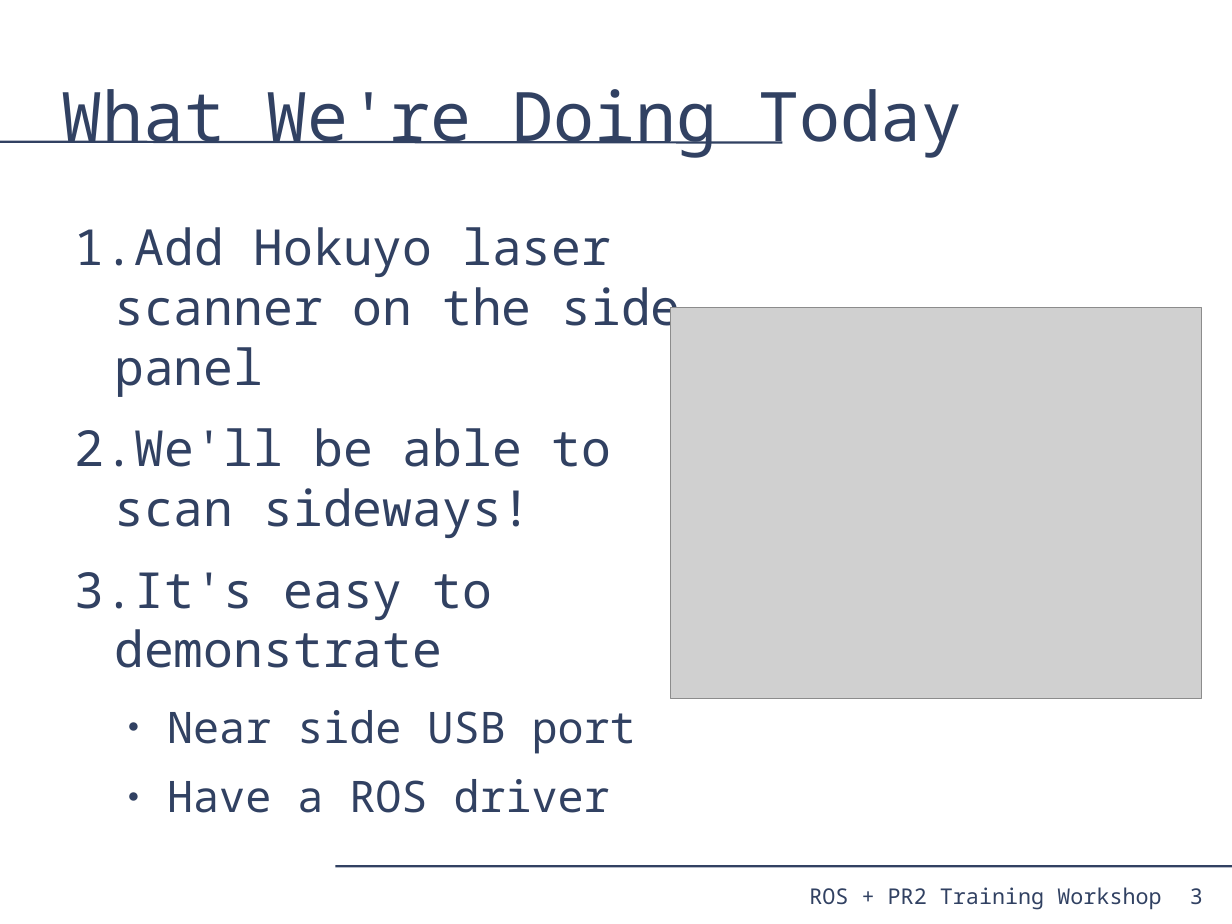
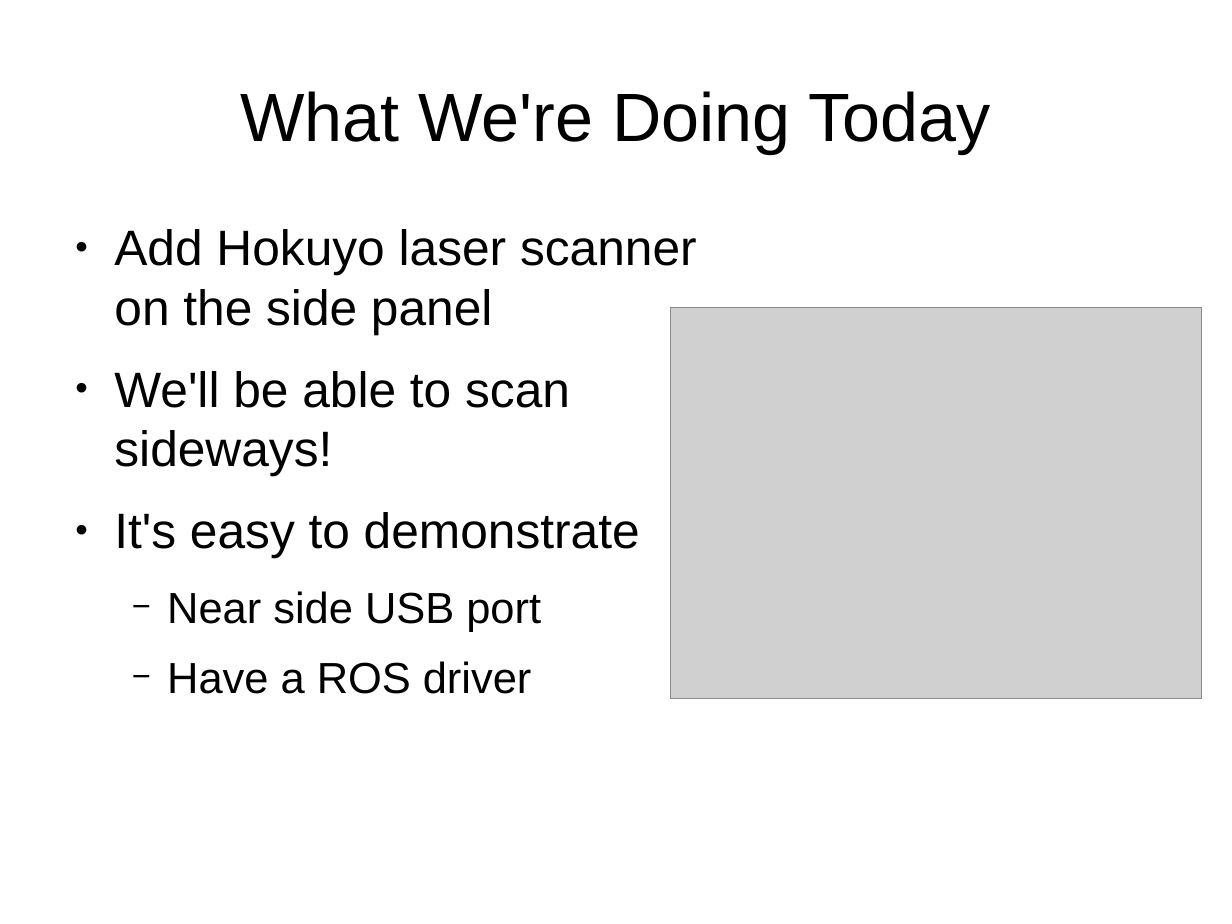
Before and after one commit to PR2/pr2_docs, a slide deck: slide 3 of pr2_training_workshop/modifying_pr2/adding_sensor.odp. Drawn at 1232x924 pixels with LibreOffice and Linux fonts; fonts in the diff are those of the drawing; grey boxes stand for pictures. Boxes give left, top, right and bottom in pixels: in the first picture for what was removed or moved away, otherwise in the second. Text is boxed around its words. In the diff, an @@ line names an element or a change of style, - is before the commit and + after.

```diff
--- a/pr2_training_workshop/modifying_pr2/adding_sensor.odp
+++ b/pr2_training_workshop/modifying_pr2/adding_sensor.odp
@@ title "What We're Doing Today" at [240, 91, 990, 153]: font Noto Sans Mono to Arial, text colour #314162 to #000000; alignment left to centre @@
@@ line removed from (0, 142) to (783, 142) @@
@@ text "Add Hokuyo laser scanner on ..." at [114, 229, 697, 694]: font Noto Sans Mono to Arial, text colour #314162 to #000000; bullet 1. to ●; bullet colour #314162 to #000000; bullet ● to − @@
@@ line removed from (335, 866) to (1232, 866) @@
@@ text removed at [809, 887, 1161, 910] @@
-ROS + PR2 Training Workshop
@@ page number removed at [1190, 888, 1203, 905] @@
-3
```
Also in this commit, not shown: 13 other slides changed, 4 slides added, 1 slide removed.
